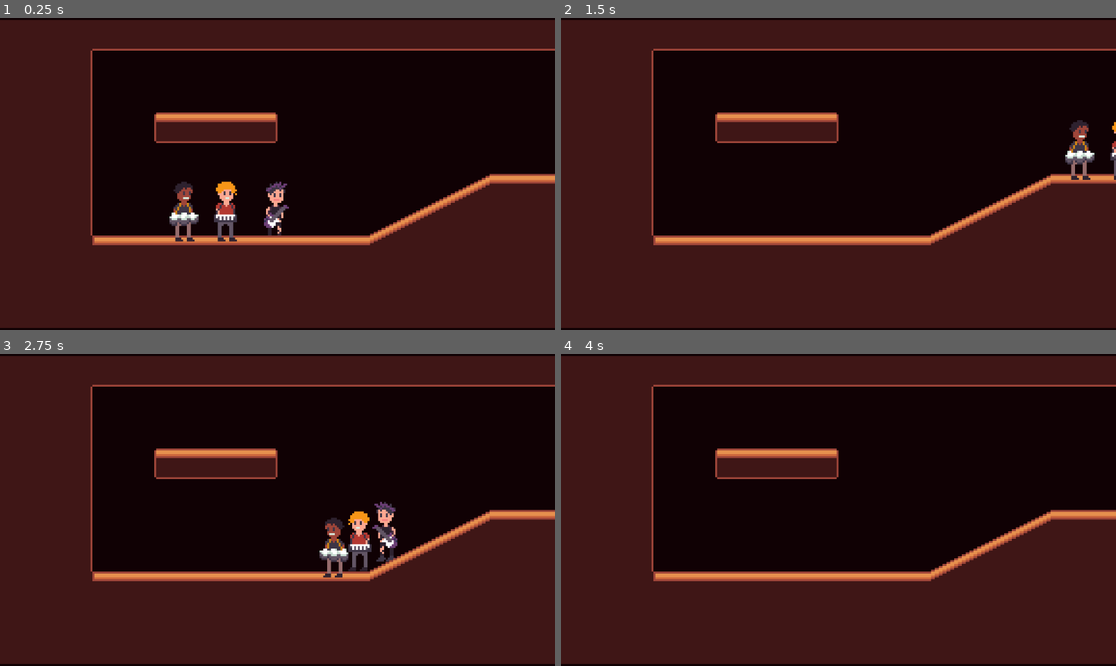
Above: before the commit, frames 1-4 (two rows, left to right).
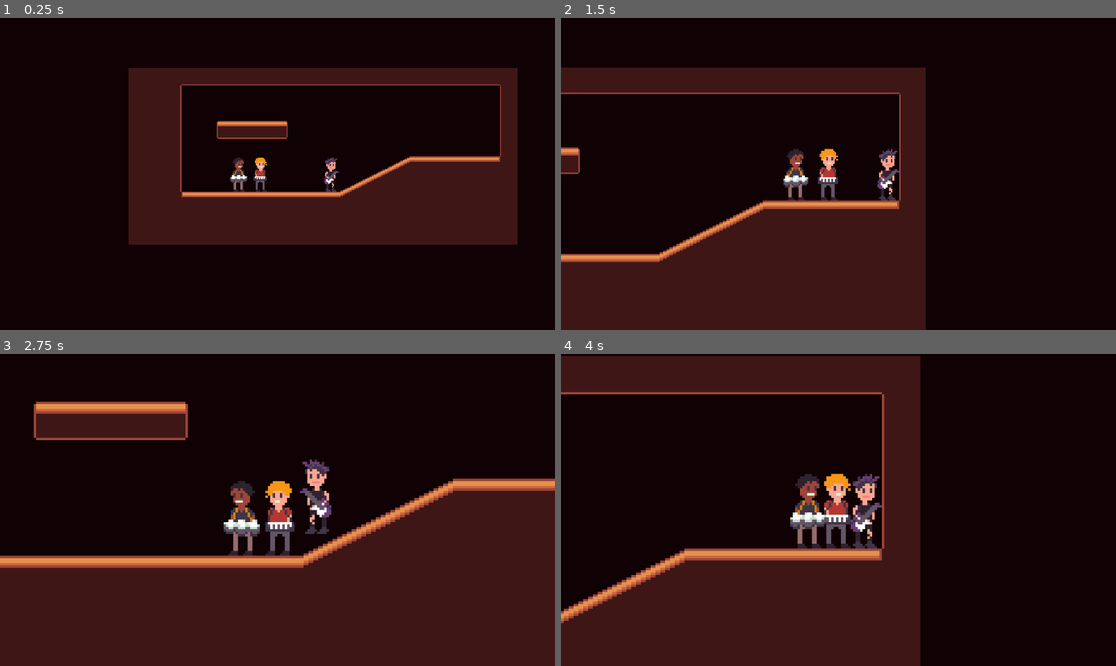
Above: after the commit, the same moments.

Repository: GioWashel/play-it-back
Game: Godot game, scene res://scenes/play_it_back.tscn
Two runs of this game, one before a commit and one after it. Both use one fixed random seed, a clock stepped at 60 frames per second and the inputs below.
Inputs:
- Up to frame 1 (0.25 s): no input
- Up to frame 2 (1.5 s): tap Enter at 0.5 s; hold Right (ui_right) from 0.53 s (still down)
- Up to frame 3 (2.75 s): tap Space at 2 s; release Right (ui_right) at 2.03 s; hold Left (ui_left) from 2.03 s (still down)
- Up to frame 4 (4 s): release Left (ui_left) at 2.78 s; hold Right (ui_right) from 2.78 s (still down)

The runs differ from the first frame. In frame 1, 70% of the frame differs, in the area x 0-100%, y 0-100%; in frame 2, 50%; in frame 3, 37%; in frame 4, 44%.

Commit message:
Added camera following and zooming

Diff:
--- a/project.godot
+++ b/project.godot
@@ -15,6 +15,10 @@
 config/features=PackedStringArray("4.4", "GL Compatibility")
 config/icon="res://icon.svg"
 
+[global_group]
+
+Players=""
+
 [rendering]
 
 textures/canvas_textures/default_texture_filter=0
--- a/scenes/play_it_back.tscn
+++ b/scenes/play_it_back.tscn
@@ -1,5 +1,6 @@
-[gd_scene load_steps=9 format=4 uid="uid://b37plmw73hqye"]
+[gd_scene load_steps=10 format=4 uid="uid://b37plmw73hqye"]
 
+[ext_resource type="Script" uid="uid://b0dghxkhmymm2" path="res://scripts/CameraFollow.gd" id="1_2pvbs"]
 [ext_resource type="Script" uid="uid://dymaohpe45iuf" path="res://scripts/player_controller.gd" id="1_2u5xn"]
 [ext_resource type="Texture2D" uid="uid://ciy3u6ckwhakv" path="res://Assets/Charichters3.png" id="1_7c1yi"]
 [ext_resource type="Texture2D" uid="uid://bsfdmadt8ndfc" path="res://Assets/Charichters2.png" id="3_7xw1p"]
@@ -45,46 +46,41 @@
 
 [node name="play-it-back" type="Node2D"]
 
-[node name="GuitarHero" type="CharacterBody2D" parent="."]
+[node name="Camera2D" type="Camera2D" parent="."]
+zoom = Vector2(4, 4)
+script = ExtResource("1_2pvbs")
+
+[node name="GuitarHero" type="CharacterBody2D" parent="." groups=["Players"]]
+position = Vector2(40, 0)
 script = ExtResource("1_2u5xn")
 
 [node name="CollisionShape2D" type="CollisionShape2D" parent="GuitarHero"]
-position = Vector2(-1, 1)
-scale = Vector2(0.75, 0.75)
 shape = SubResource("CapsuleShape2D_2u5xn")
 
 [node name="Sprite2D" type="Sprite2D" parent="GuitarHero"]
 texture = ExtResource("1_7c1yi")
-
-[node name="Camera2D" type="Camera2D" parent="."]
-zoom = Vector2(4, 4)
 
 [node name="TilemapBase" type="TileMapLayer" parent="."]
 use_parent_material = true
 tile_map_data = PackedByteArray("AAD+/wIAAQABAAAAAAD//wIAAQABAAAAAAAAAAIAAQABAAAAAAABAAIAAQABAAAAAAACAAIAAQABAAAAAAADAA …(2032 unchanged characters)…
 tile_set = SubResource("TileSet_5p0py")
 
-[node name="PianoMan" type="CharacterBody2D" parent="."]
+[node name="PianoMan" type="CharacterBody2D" parent="." groups=["Players"]]
+position = Vector2(-23.84, 0)
 script = ExtResource("1_2u5xn")
 
 [node name="Sprite2D" type="Sprite2D" parent="PianoMan"]
-position = Vector2(-26, -9)
 texture = ExtResource("3_7xw1p")
 
 [node name="CollisionShape2D" type="CollisionShape2D" parent="PianoMan"]
-position = Vector2(-26, -8)
-scale = Vector2(0.75, 0.75)
 shape = SubResource("CapsuleShape2D_2u5xn")
 
-[node name="DrummerBoy" type="CharacterBody2D" parent="."]
-position = Vector2(0, 2)
+[node name="DrummerBoy" type="CharacterBody2D" parent="." groups=["Players"]]
+position = Vector2(-43.65, 2)
 script = ExtResource("1_2u5xn")
 
 [node name="Sprite2D" type="Sprite2D" parent="DrummerBoy"]
-position = Vector2(-48, 0)
 texture = ExtResource("5_5p0py")
 
 [node name="CollisionShape2D" type="CollisionShape2D" parent="DrummerBoy"]
-position = Vector2(-48, 1)
-scale = Vector2(0.75, 0.75)
 shape = SubResource("CapsuleShape2D_2u5xn")
--- /dev/null
+++ b/scripts/CameraFollow.gd
@@ -0,0 +1,44 @@
+extends Camera2D
+
+#@export var move_speed := 10.0
+@export var zoom_scale := 12.0
+@export var edge_buffer := 10.0
+@export var max_zoom := 5.0
+@export var min_zoom := 2.0
+@export var targets : Array
+
+var current_zoom := 5.0
+
+func _ready():
+	targets = get_tree().get_nodes_in_group("Players")
+
+func _process(delta):
+	var targetPosition = Vector2(0, 0)
+
+	for t in targets:
+		targetPosition += t.global_position
+
+	targetPosition /= 3
+
+	global_position = targetPosition
+
+	var spread_dl = Vector2(99999, 99999)
+	var spread_ur = Vector2(-99999, -99999)
+
+	for t in targets:
+		if t.global_position.y < spread_dl.y:
+			spread_dl.y = t.global_position.y
+		if t.global_position.y > spread_ur.y:
+			spread_ur.y = t.global_position.y
+		if t.global_position.x < spread_dl.x:
+			spread_dl.x = t.global_position.x
+		if t.global_position.x > spread_ur.x:
+			spread_ur.x = t.global_position.x
+
+	var spread = spread_ur - spread_dl
+
+	spread.x /= 16
+	spread.y /= 9
+
+	var zl = min(max_zoom, max(min_zoom, 1/max(spread.x, spread.y) * zoom_scale))
+	zoom = Vector2(zl, zl)
Not shown, added: scripts/CameraFollow.gd.uid
